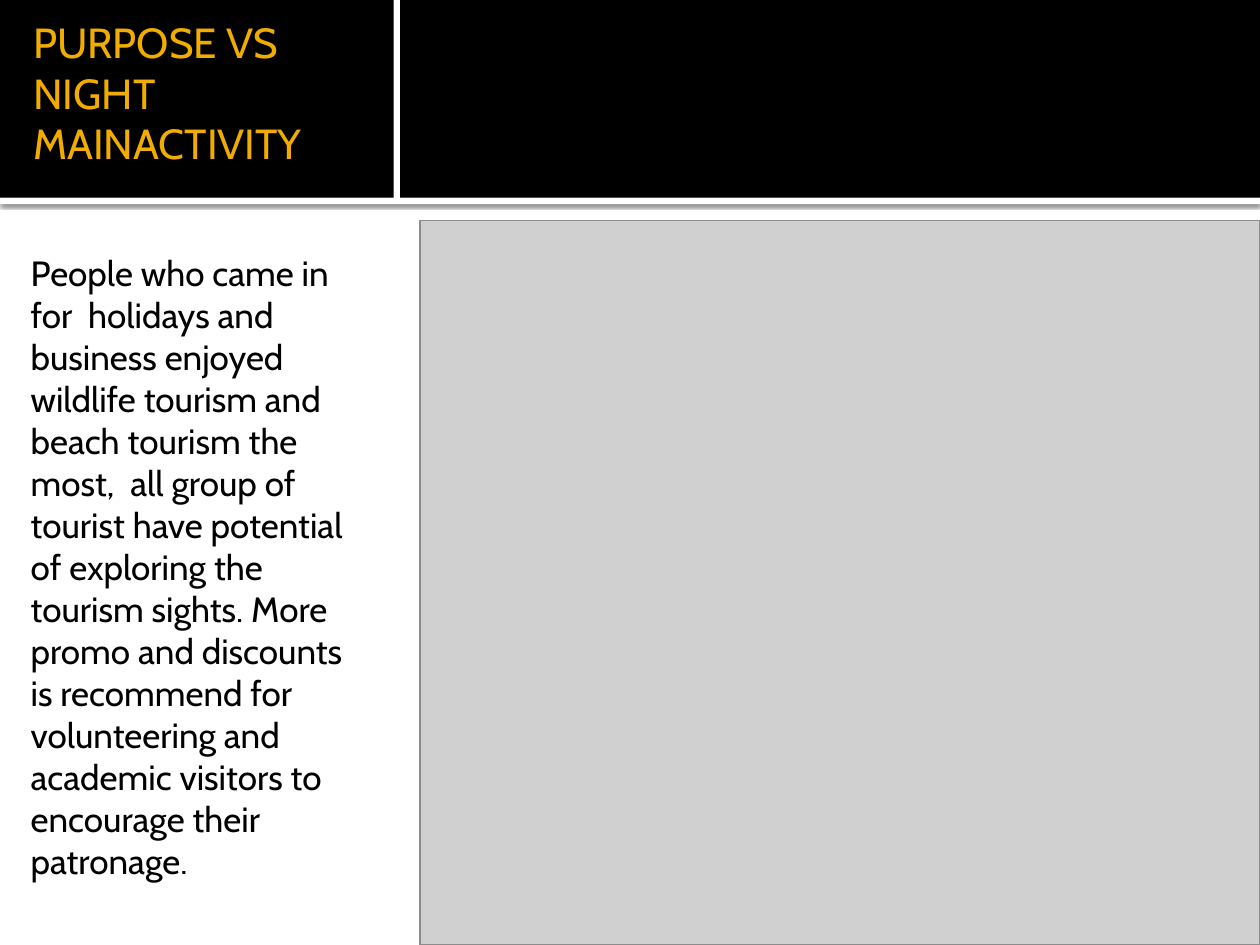
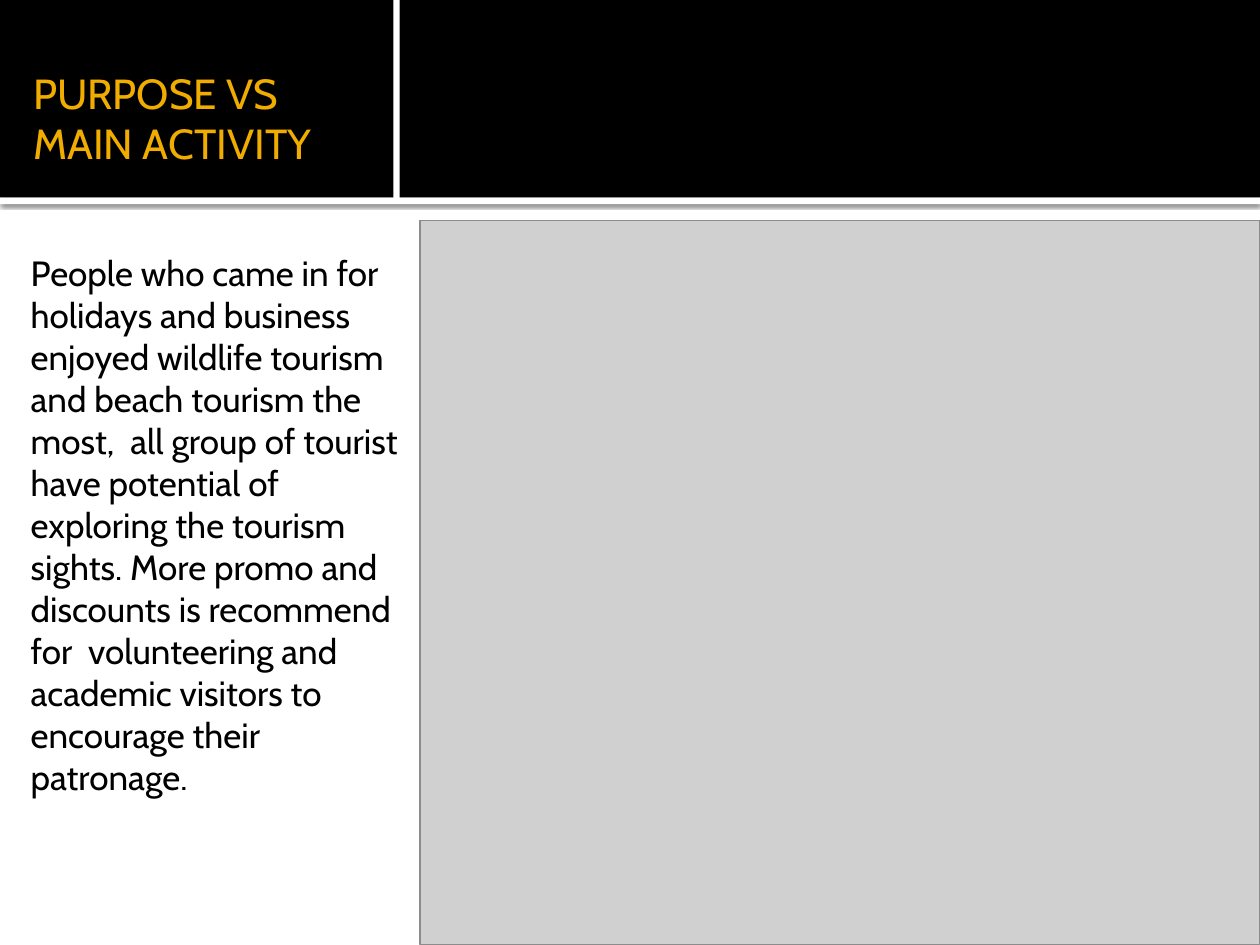
Before and after one commit to SuPaTeT/Code-Plateau-Group-2-Tanzania-Project, a slide deck: slide 12 of TANZANIA TOURIST REPORT.pptx. Drawn at 1260x945 pixels with LibreOffice and Linux fonts; fonts in the diff are those of the drawing; grey boxes stand for pictures. Boxes give left, top, right and bottom in pixels: in the first picture for what was removed or moved away, otherwise in the second. Text is boxed around its words. In the diff, an @@ line names an element or a change of style, - is before the commit and + after.

```diff
--- a/TANZANIA TOURIST REPORT.pptx
+++ b/TANZANIA TOURIST REPORT.pptx
@@ title at <box>33,79,311,160</box>: text changed @@
-PURPOSE VS NIGHT MAINACTIVITY
+PURPOSE VS MAIN ACTIVITY
@@ text "People who came in for ..." rewrapped from <box>31,259,343,882</box> to <box>31,259,397,798</box> @@
```
Also in this commit, not shown: 23 other slides changed, 1 slide added, 1 slide removed, 1 other file.
